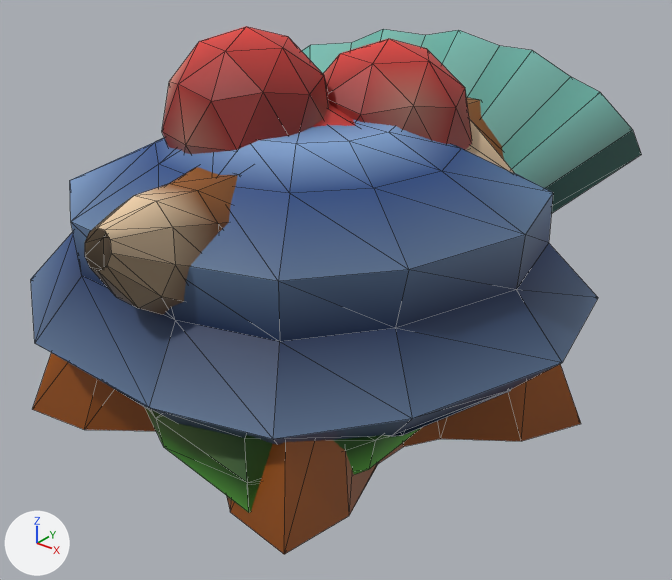
The glTF model creator-build-project/assets/bundles/region_coast/models/coast_pieces.glb, before and after one commit.
Rendered twice from a camera (50 mm lens) standing at (0.792, -0.927, 0.726) and looking at (0.029, 0.027, 0.134). Lighting does not change. The marker at lower left points along +X, +Y and +Z. The first picture is the older version. Mesh edges are drawn as thin lines. Vertices at exactly the same position are counted once.

Names of what the first picture shows: 'piece_badge', 'piece_conch', 'piece_coral', 'piece_float', 'piece_scallop', 'piece_star'.
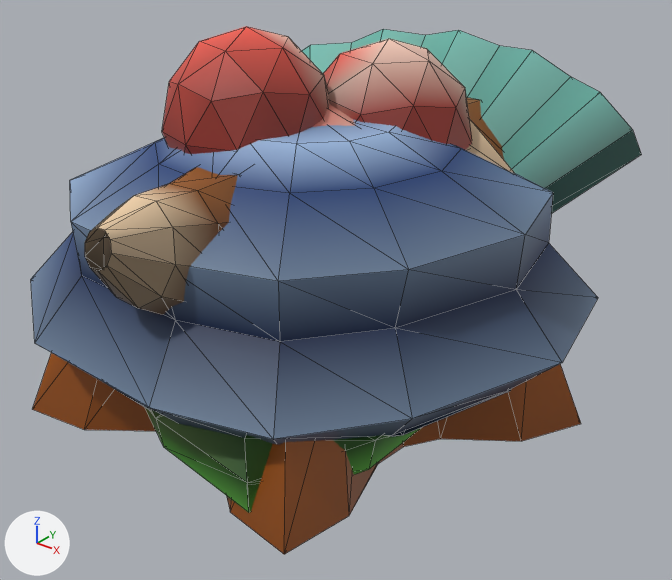
Location of each change, [x1, y1, x2, y2] in pixels of the pictures (672 x 580 px):
part 1 of me_piece_coral, recoloured: [166, 76, 472, 154] in both
part 2 of me_piece_coral, recoloured: [165, 48, 456, 145] in both
part 3 of me_piece_coral, recoloured (lighter): [170, 26, 465, 127] in both
part 4 of me_piece_float, recoloured: [31, 120, 561, 440] in both

What the commit changed:
me_piece_coral has 252 vertices, 480 faces and spans x -0.287..0.295, y -0.302..0.252, z -0.005..0.508.
me_piece_coral is used by ob_piece_coral; location (0.0, 0.0, 0.0).
me_piece_coral part 1: 264 faces centred in x -0.272..0.293, y -0.286..0.217, z 0.016..0.421 are repainted in the vertex colours; the middle colour goes from red #89231f to red #92352b.
me_piece_coral part 2: 97 faces centred in x -0.284..0.28, y -0.286..0.238, z 0.08..0.475 are repainted in the vertex colours; the middle colour goes from red #a82d28 to red #b14438.
me_piece_coral part 3: 119 faces centred in x -0.282..0.233, y -0.238..0.238, z 0.148..0.495 are repainted in the vertex colours; the middle colour goes from red #d63c36 to red #e26152.
me_piece_float has 110 vertices, 216 faces and spans x -0.345..0.384, y -0.356..0.337, z 0.072..0.403.
me_piece_float is used by ob_piece_float; location (0.0, 0.0, 0.0).
me_piece_float part 4: 214 kept faces spanning x -0.345..0.384, y -0.356..0.337, z 0.072..0.403 get new vertex colours; the middle colour goes from blue #526f9a to blue #60779b.
